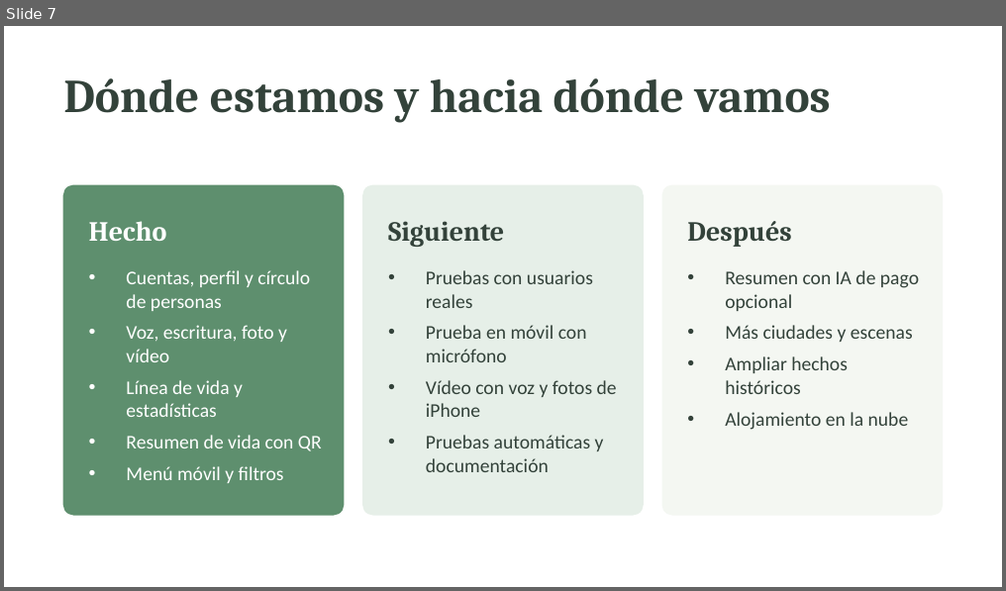
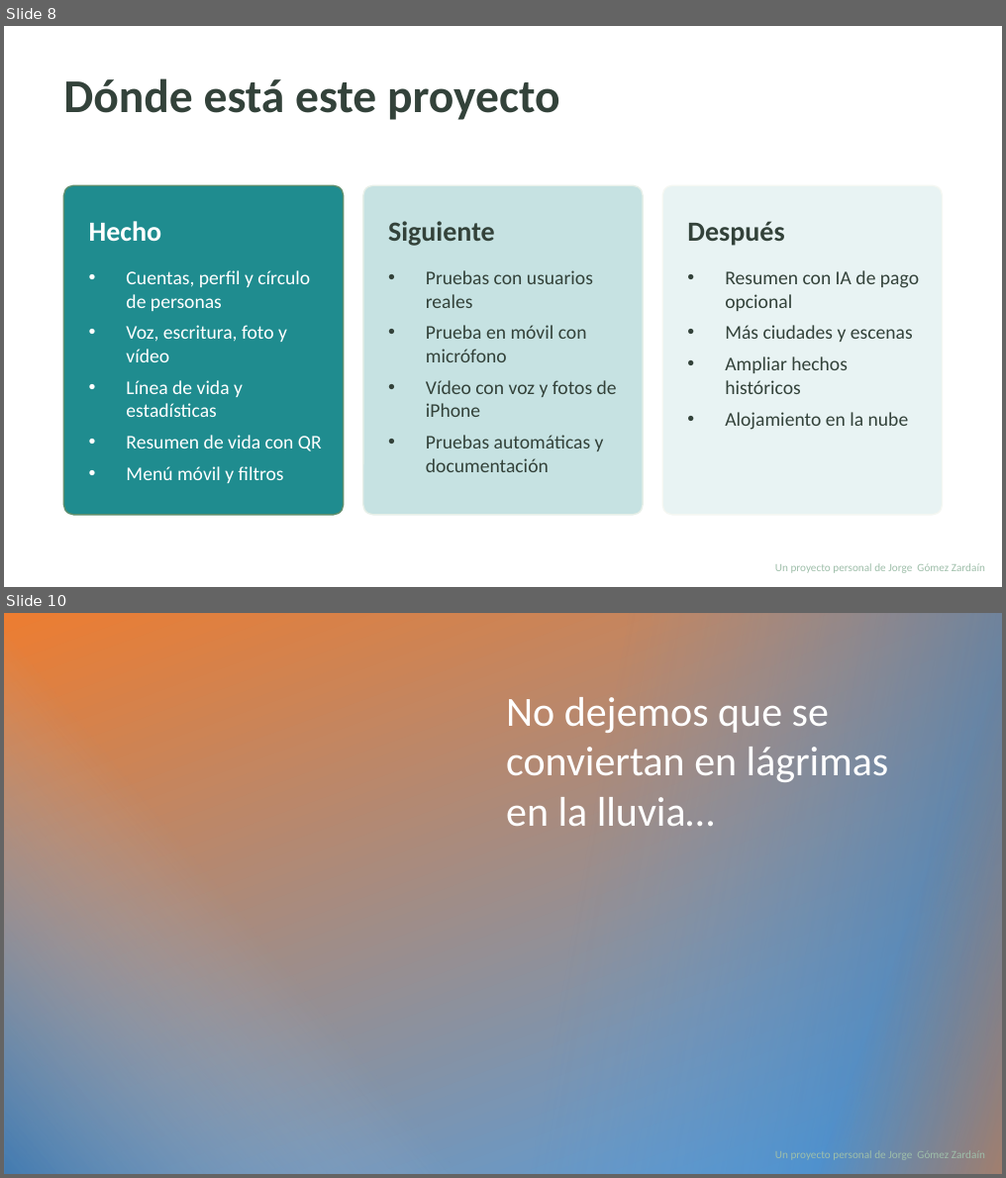
Before and after one commit to jgzmac/mis-memorias-de-oro, a slide deck: docs/Mi-Circulo-del-Tiempo-presentacion.pptx. Shown one above the other, each under a label of ours: slide 7 before the commit, slides 8 and 10 after it; the slides between them are not shown. The pictures are 1006x591 and 1006x1178 pixels, drawn with LibreOffice and Linux fonts; fonts in the diff are those of the drawing; background and template pictures are left out; a plain dark background stands for a picture behind light text. Boxes give left, top, right and bottom in pixels: in the first picture for what was removed or moved away, otherwise in the second. Text is boxed around its words. In the diff, an @@ line names an element or a change of style, - is before the commit and + after.

Commit message:
versión 2.1.3 - Añadidos textos y anotaciones de propiedad intelectual a nombre de Jorge Gómez Zardaín

```diff
--- a/docs/Mi-Circulo-del-Tiempo-presentacion.pptx
+++ b/docs/Mi-Circulo-del-Tiempo-presentacion.pptx
@@ slide 10 added at [4,613,1002,1174], background picture (left out) @@
@@ group added at [4,613,1002,1174]: 4 rectangles @@
@@ text added at [506,697,889,826], 30 pt, text #FFFFFF @@
+No dejemos que se conviertan en lágrimas en la lluvia…
@@ text added at [775,1152,985,1160], 8 pt, text #9FBFAA @@
+Un proyecto personal de Jorge Gómez Zardaín
@@ what was slide 7 is now slide 8 @@
@@ slide 8 changed as well @@
@@ text at [63,78,559,120]: text changed; font Cambria to Calibri @@
-Dónde estamos y hacia dónde vamos
+Dónde está este proyecto
@@ rounded rectangle at [63,185,344,515]: fill #5E8F6E to #1F8C8F @@
@@ rounded rectangle at [363,185,643,515]: fill #E6EFE8 to #1F8C8F at 25% opacity @@
@@ rounded rectangle at [662,185,943,515]: fill #F4F7F2 to #1F8C8F at 10% opacity @@
@@ font Cambria to Calibri in 3 elements at [89,221,162,241], [388,221,495,246], [687,221,784,246] @@
@@ text added at [775,564,985,573], 8 pt, text #9FBFAA @@
+Un proyecto personal de Jorge Gómez Zardaín
```
Also in this commit, not shown: 7 other slides changed, 1 other slide added, 28 other files.
